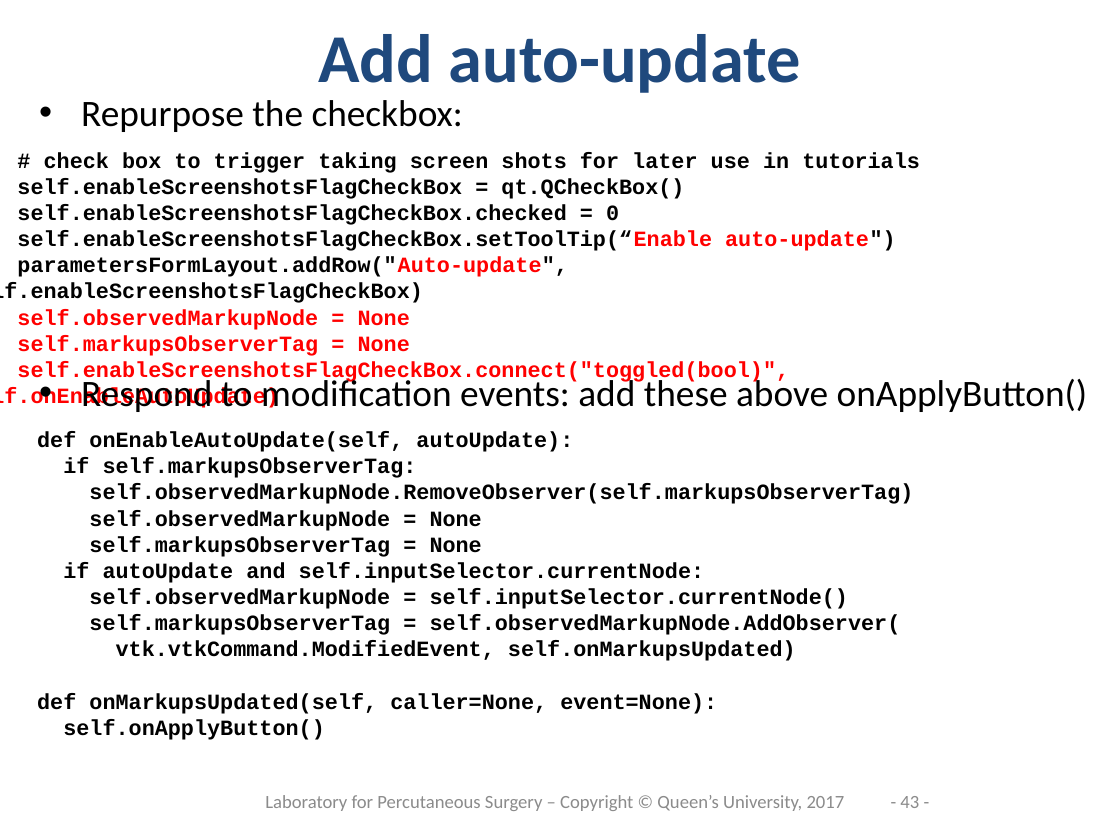
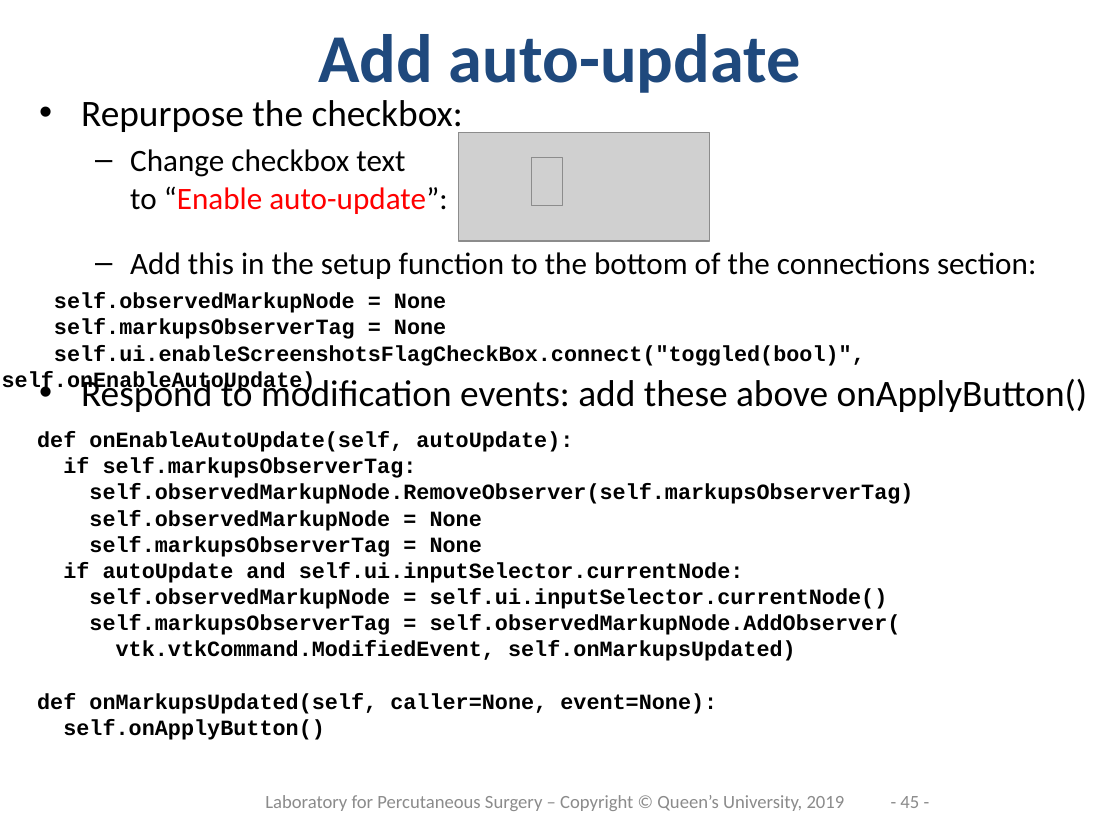
Before and after one commit to PerkLab/PerkLabBootcamp, a slide deck: slide 45 of Doc/day3_2_SlicerProgramming.pptx (slide 43 before the commit). Drawn at 1120x840 pixels with LibreOffice and Linux fonts; fonts in the diff are those of the drawing; grey boxes stand for pictures; background and template pictures are left out. Boxes give left, top, right and bottom in pixels: in the first picture for what was removed or moved away, otherwise in the second. Text is boxed around its words. In the diff, an @@ line names an element or a change of style, - is before the commit and + after.

Commit message:
Update Slicer programming tutorial to use ui files

```diff
--- a/Doc/day3_2_SlicerProgramming.pptx
+++ b/Doc/day3_2_SlicerProgramming.pptx
@@ text at (130,149,1036,279): paragraphs added @@
+  – Change checkbox text
+    to “Enable auto-update”:
+  – Add this in the setup function to the bottom of the connections section:
@@ picture added at (458,132,709,241) @@
@@ text at (0,152,920,303): paragraphs removed @@
-# check box to trigger taking screen shots for later use in tutorials
-self.enableScreenshotsFlagCheckBox = qt.QCheckBox()
-self.enableScreenshotsFlagCheckBox.checked = 0
-self.enableScreenshotsFlagCheckBox.setToolTip(“Enable auto-update")
-parametersFormLayout.addRow("Auto-update", self.enableScreenshotsFlagCheckBox)
@@ picture added at (531,157,562,205) @@
@@ text "self.observedMarkupNode = None": place and size @@
-text "self.observedMarkupNode = None" at (0,152,920,452)
+text "self.observedMarkupNode = None" at (2,293,865,394)
@@ text at (54,293,446,339): text colour #FF0000 to #000000 in "self.observedMarkupNode = None", "self.markupsObserverTag = None" @@
@@ text at (2,345,865,394): text changed; text colour #FF0000 to #000000 @@
-self.enableScreenshotsFlagCheckBox.connect("toggled(bool)", self.onEnableAutoUpdate)
+self.ui.enableScreenshotsFlagCheckBox.connect("toggled(bool)", self.onEnableAutoUpdate)
@@ text at (63,562,888,609): text changed @@
-if autoUpdate and self.inputSelector.currentNode:
-self.observedMarkupNode = self.inputSelector.currentNode()
+if autoUpdate and self.ui.inputSelector.currentNode:
+self.observedMarkupNode = self.ui.inputSelector.currentNode()
@@ text at (265,795,845,811): text changed @@
-Laboratory for Percutaneous Surgery – Copyright © Queen’s University, 2017
+Laboratory for Percutaneous Surgery – Copyright © Queen’s University, 2019
@@ page number at (900,796,919,808): text changed @@
-- 43 -
+- 45 -
```
Also in this commit, not shown: 47 other slides changed, 2 slides added.
